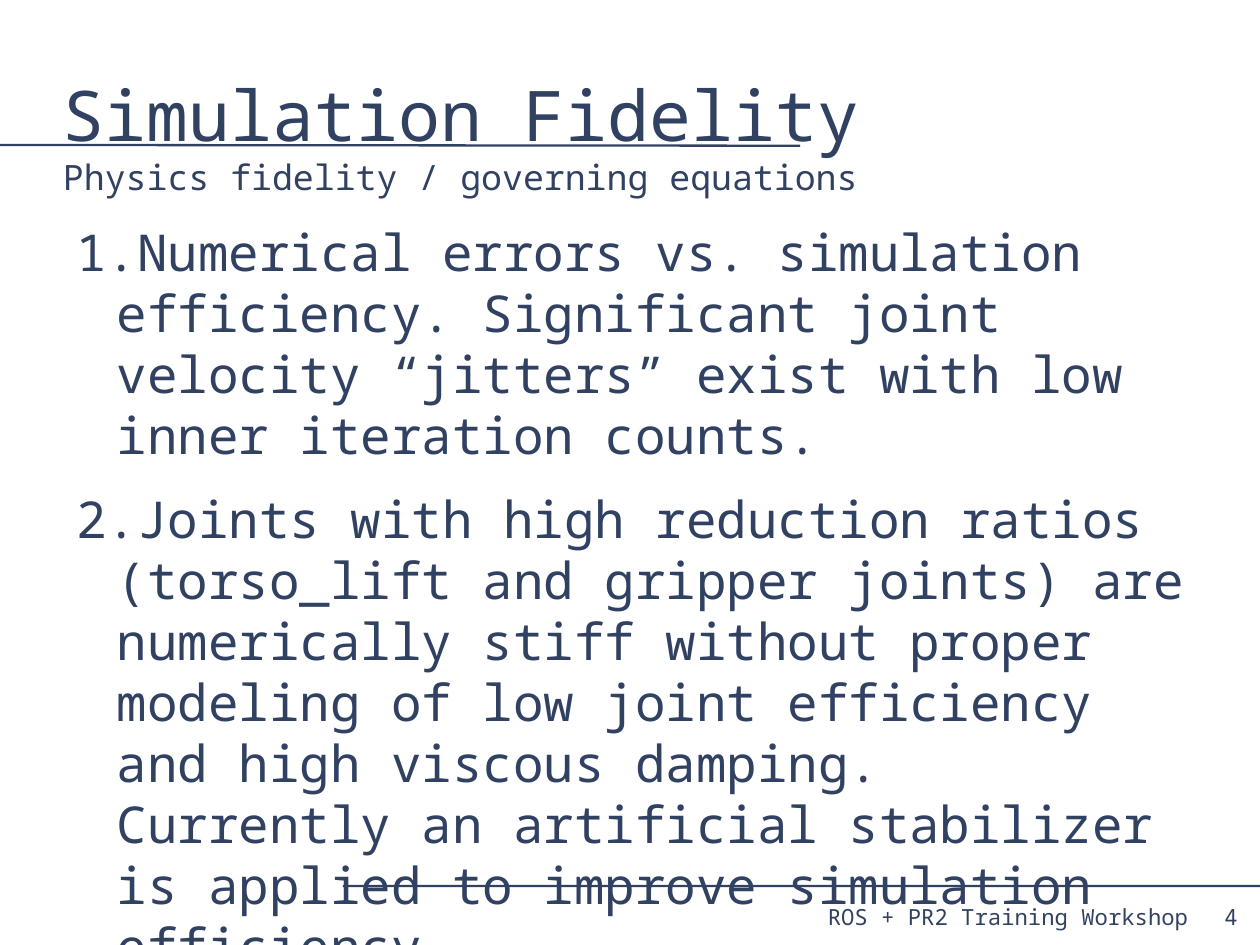
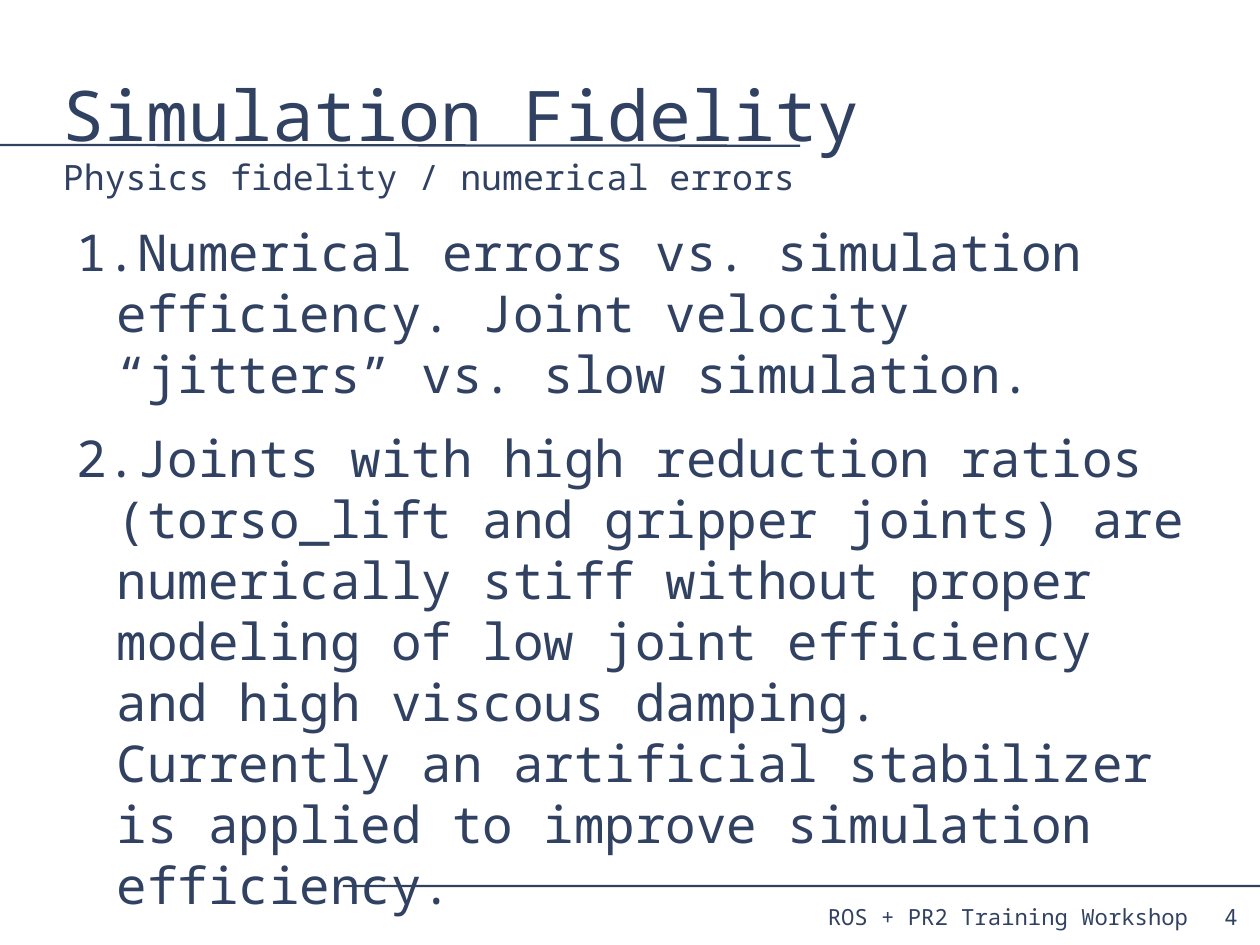
Before and after one commit to PR2/pr2_docs, a slide deck: slide 4 of pr2_training_workshop/simulation/simulation_training_workshop_rev2.odp. Drawn at 1260x945 pixels with LibreOffice and Linux fonts; fonts in the diff are those of the drawing. Boxes give left, top, right and bottom in pixels: in the first picture for what was removed or moved away, otherwise in the second. Text is boxed around its words. In the diff, an @@ line names an element or a change of style, - is before the commit and + after.

Commit message:
updates

```diff
--- a/pr2_training_workshop/simulation/simulation_training_workshop_rev2.odp
+++ b/pr2_training_workshop/simulation/simulation_training_workshop_rev2.odp
@@ title at (x1=63, y1=88, x2=859, y2=199): text changed @@
-Simulation Fidelity
-Physics fidelity / governing equations
+Simulation Fidelity
+Physics fidelity / numerical errors
@@ text at (x1=76, y1=232, x2=1083, y2=406): text changed @@
-1. Numerical errors vs. simulation efficiency. Significant joint velocity “jitters” exist with low inner iteration counts.
+1. Numerical errors vs. simulation efficiency. Joint velocity “jitters” vs. slow simulation.
```
Also in this commit, not shown: 2 other slides changed, 1 slide added.
